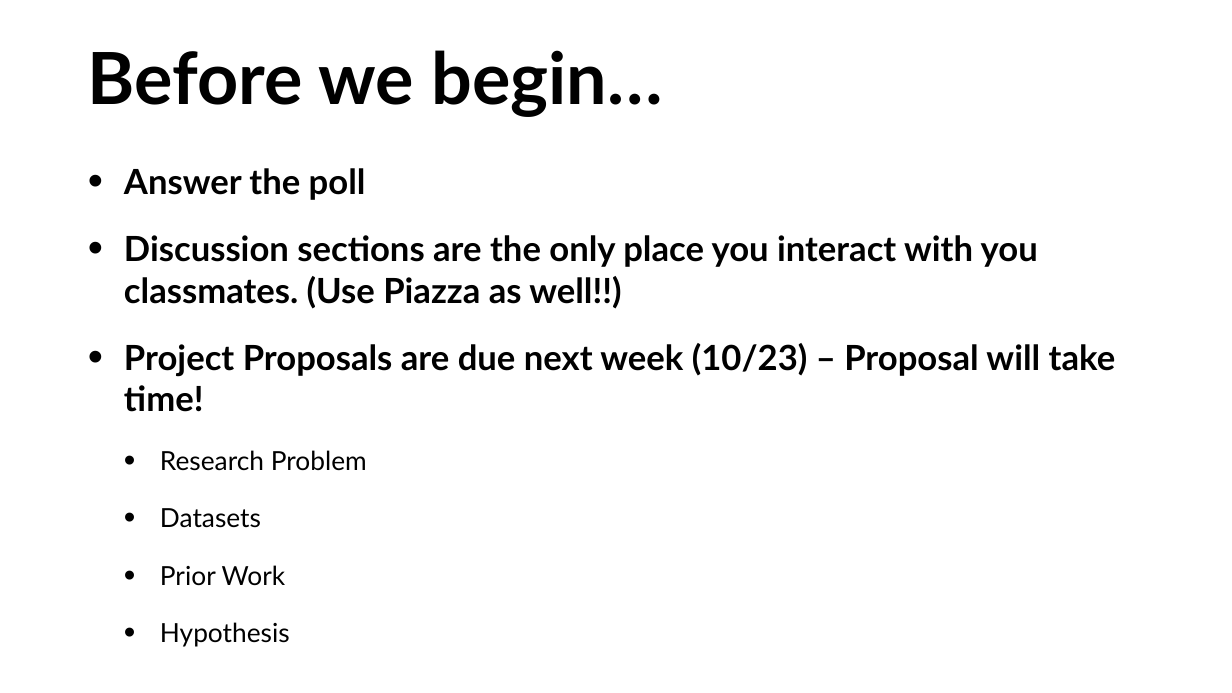
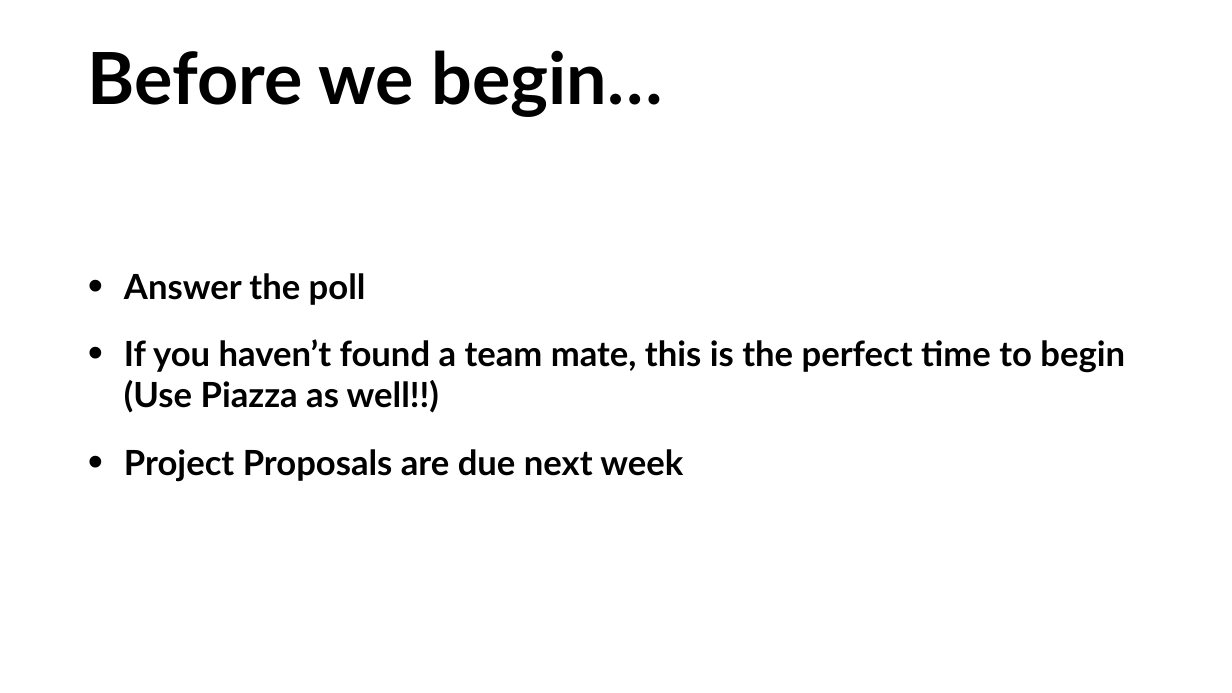
Before and after one commit to COGS108/Section-Fa20, a slide deck: slide 3 of disc02/disc02.pptx. Drawn at 1232x693 pixels with LibreOffice and Linux fonts; fonts in the diff are those of the drawing. Boxes give left, top, right and bottom in pixels: in the first picture for what was removed or moved away, otherwise in the second. Text is boxed around its words. In the diff, an @@ line names an element or a change of style, - is before the commit and + after.

```diff
--- a/disc02/disc02.pptx
+++ b/disc02/disc02.pptx
@@ text "Answer the poll": place and size @@
-text "Answer the poll" at box(124, 168, 1116, 647)
+text "Answer the poll" at box(124, 273, 1125, 482)
@@ text at box(124, 339, 1125, 482): text changed @@
-• Discussion sections are the only place you interact with you classmates. (Use Piazza as well!!)
-• Project Proposals are due next week (10/23) – Proposal will take time!
-  • Research Problem
-  • Datasets
-  • Prior Work
-  • Hypothesis
+• If you haven’t found a team mate, this is the perfect time to begin (Use Piazza as well!!)
+• Project Proposals are due next week
```
Also in this commit, not shown: 4 other slides changed, 1 other file.
